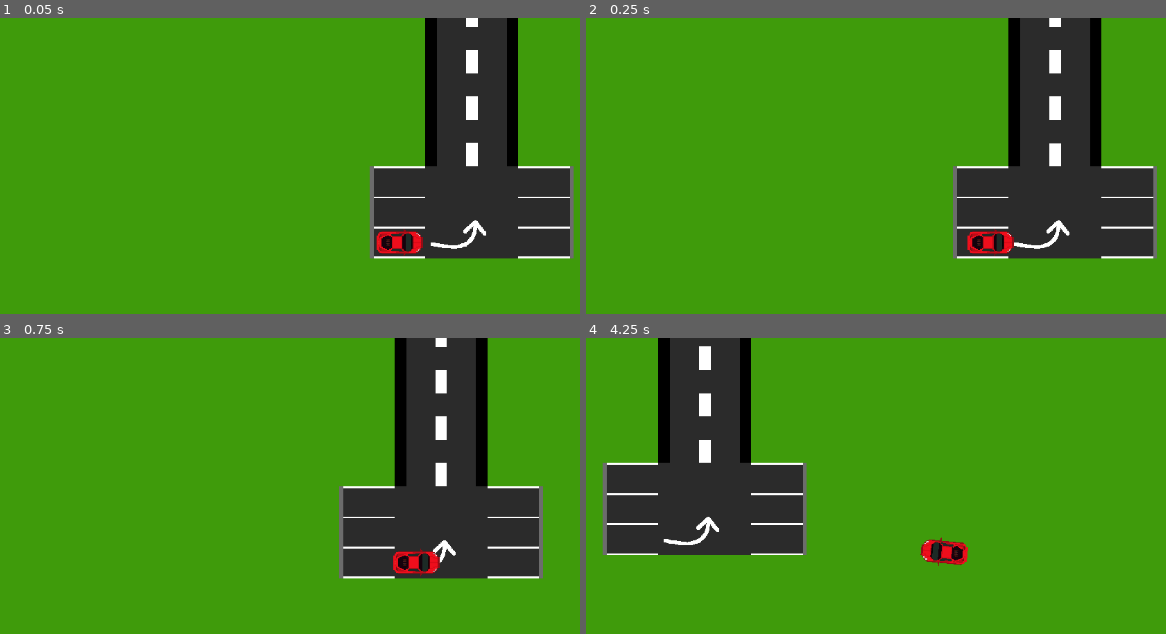
Above: before the commit, frames 1-4 (two rows, left to right).
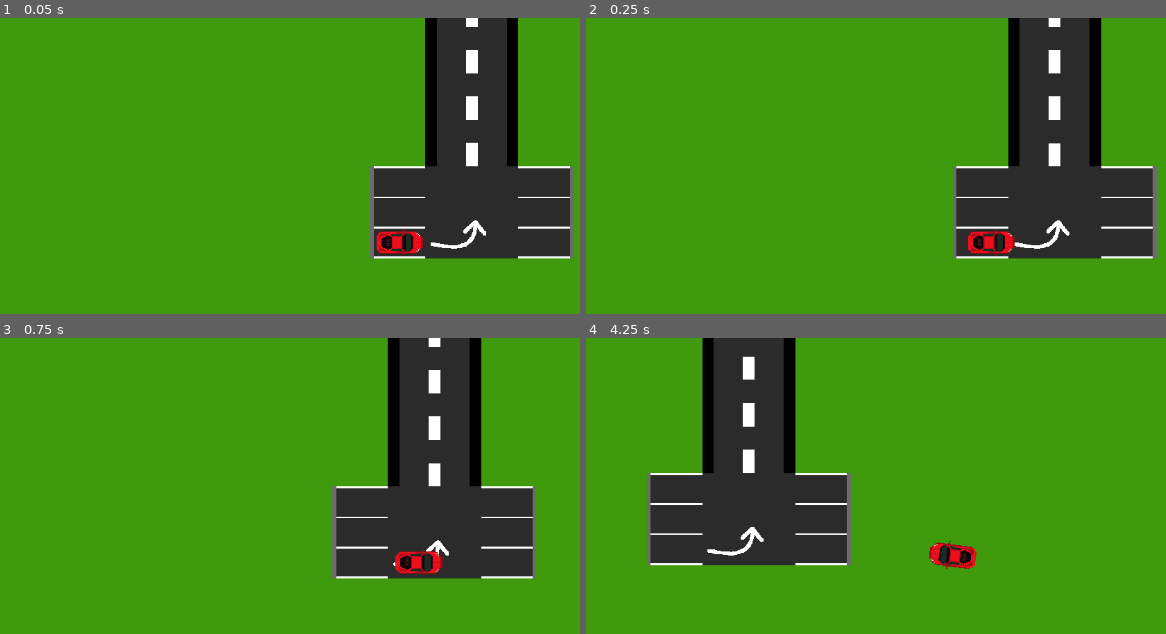
Above: after the commit, the same moments.

Repository: vindognz/RickAstleyDriving
Game: Godot game, scene res://scenes/car.tscn
Two runs of this game, one before a commit and one after it. Both use one fixed random seed, a clock stepped at 60 frames per second and the inputs below. This scene is started directly instead of the project's main scene.
Inputs:
- Up to frame 1 (0.05 s): no input
- Up to frame 2 (0.25 s): no input
- Up to frame 3 (0.75 s): tap Enter at 0.5 s; hold Right (right) from 0.53 s (still down); hold Shift (drift) from 0.53 s (still down)
- Up to frame 4 (4.25 s): release Right (right) at 1.28 s; release Shift (drift) at 1.28 s; hold Down (reverse) 1.28-2.03 s; tap Shift (drift) at 1.35, 2.85 s; hold Right (right) 2.03-2.78 s; hold Shift (drift) 2.03-2.78 s; hold W (forward) 2.78-3.53 s; hold Left (left) from 3.53 s (still down); hold Shift (drift) from 3.53 s (still down)

Frame 1 is identical in both runs. In frame 2, 0.4% of the frame differs, in the area x 63-98%, y 0-82%; in frame 3, 4.7%; in frame 4, 17%, in the area x 2-68%, y 0-79%.

Commit message:
backup

Diff:
--- a/scripts/player.gd
+++ b/scripts/player.gd
@@ -12,12 +12,14 @@
 
 	var direction := Input.get_vector("left", "right", "forward", "reverse")
 
+	print(direction)
+
 	if Input.is_action_pressed("drift"):
-		linear_damp = 0.1
-		friction = 0.1
+		friction = 0.5
+		linear_damp = 1
 	else:
 		friction = 2
-		linear_damp = 7
+		linear_damp = 5
 
 	if direction.length() < 0.1:
 		direction = lastDir
